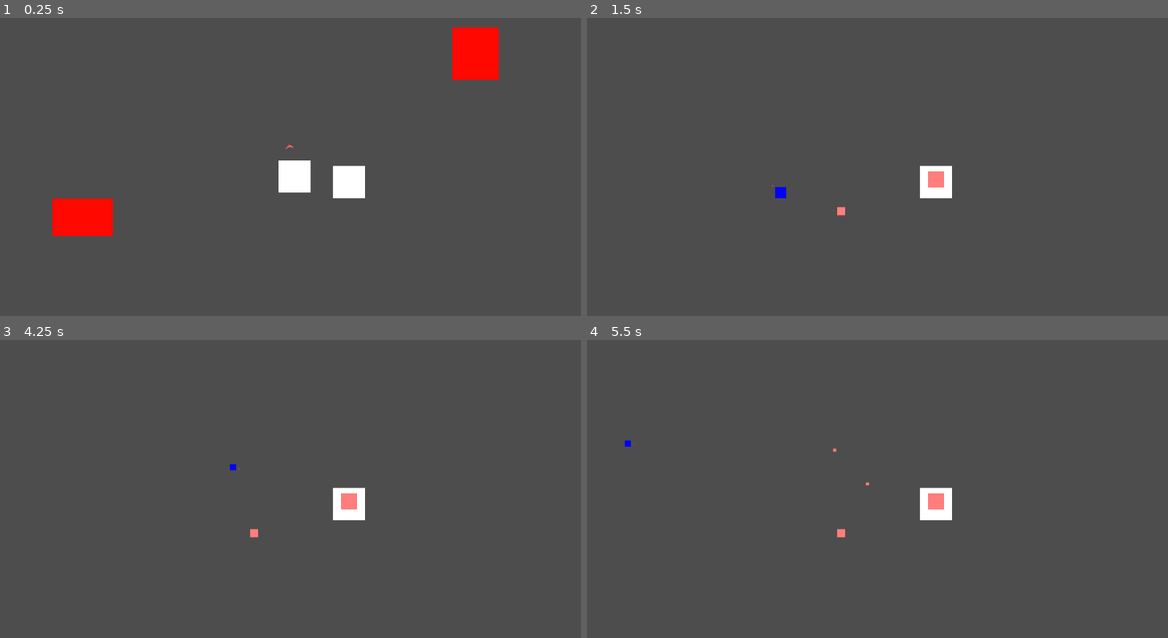
Above: before the commit, frames 1-4 (two rows, left to right).
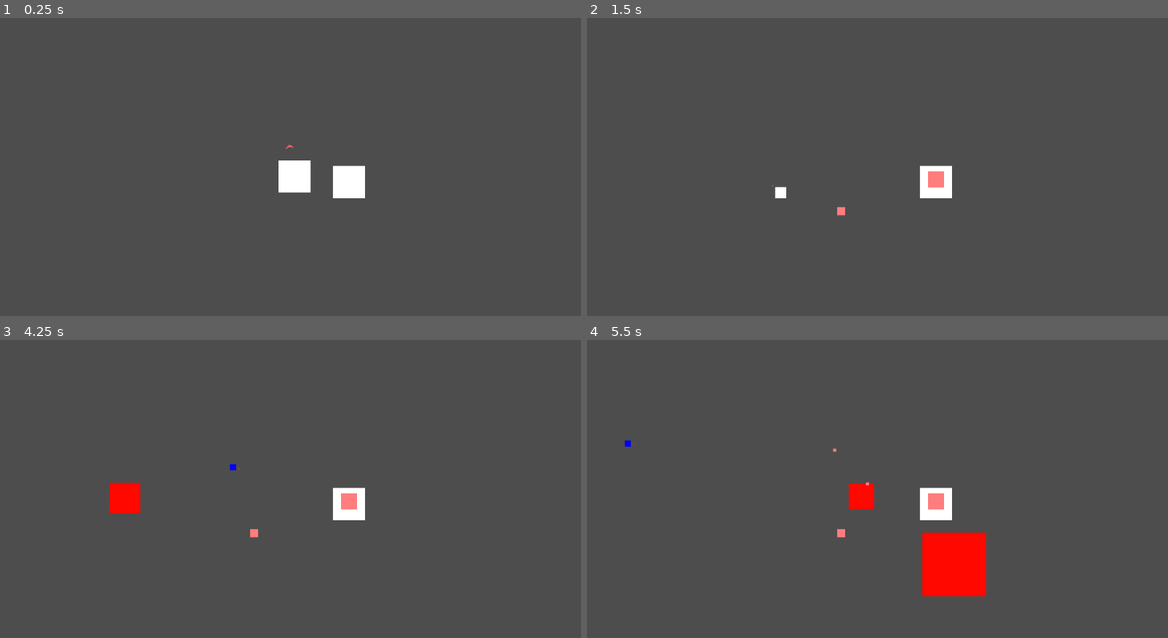
Above: after the commit, the same moments.

Repository: TheCursedMerchant/qdm_gameJam2024
Game: Godot game, scene res://test.tscn
The game is run twice, just before and just after one commit, with the same random seed, the same clock (stepped at 60 frames per second) and the same inputs.
Inputs (mouse positions are in pixels of both pictures, inside the frame that each line leads up to):
- Up to frame 1 (0.25 s): no input
- Up to frame 2 (1.5 s): move the mouse to (1005, 137) at 0.52 s; press the mouse at (1005, 137) at 0.53 s; hold Right (ui_right) 0.53-1.28 s; move the mouse to (761, 169) at 1.27 s; release the mouse at (761, 169) at 1.28 s; hold Down (ui_down) from 1.28 s (still down); click (761, 169) at 1.35 s
- Up to frame 3 (4.25 s): move the mouse to (348, 402) at 2.02 s; release Down (ui_down) at 2.03 s; press the mouse at (348, 402) at 2.03 s; hold Right (ui_right) 2.03-2.78 s; tap Enter at 2.75 s; move the mouse to (261, 539) at 2.77 s; release the mouse at (261, 539) at 2.78 s; hold Up (ui_up) 2.78-3.53 s; click (261, 539) at 2.85 s; move the mouse to (464, 524) at 3.52 s; press the mouse at (464, 524) at 3.53 s; hold Left (ui_left) from 3.53 s (still down)
- Up to frame 4 (5.5 s): move the mouse to (703, 426) at 4.27 s; release the mouse at (703, 426) at 4.28 s; click (703, 426) at 4.35 s; move the mouse to (906, 474) at 5.02 s; release Left (ui_left) at 5.03 s; press the mouse at (906, 474) at 5.03 s; hold Down (ui_down) from 5.03 s (still down)

The runs differ from the first frame. In frame 1, 2.7% of the frame differs, in the area x 9-86%, y 3-74%; in frame 2, less than 0.1%; in frame 3, 0.5%; in frame 4, 2.7%.

Commit message:
Fish spawner

Diff:
--- a/gamejam2024/fish.gd
+++ b/gamejam2024/fish.gd
@@ -5,7 +5,8 @@
 @export var direction := Vector2.RIGHT
 
 func _ready() -> void:
-	size_scale = Vector2(randf_range(0.5, 2), randf_range(0.5, 2))
+	var size_scale_value = randf_range(0.5, 2)
+	size_scale = Vector2(size_scale_value,size_scale_value)
 	super._ready()
 
 func _physics_process(delta: float) -> void:
--- /dev/null
+++ b/gamejam2024/scenes/spawner.tscn
@@ -0,0 +1,11 @@
+[gd_scene load_steps=2 format=3 uid="uid://rfli5fbso7gy"]
+
+[ext_resource type="Script" path="res://scripts/spawner.gd" id="1_q8y8p"]
+
+[node name="Spawner" type="Node2D"]
+script = ExtResource("1_q8y8p")
+
+[node name="Timer" type="Timer" parent="."]
+wait_time = 4.0
+
+[connection signal="timeout" from="Timer" to="." method="_on_timer_timeout"]
--- /dev/null
+++ b/gamejam2024/scripts/spawner.gd
@@ -0,0 +1,31 @@
+class_name Spawner
+extends Node2D
+
+# Loading in the fish spawner.
+var fish_spawn = preload("res://scenes/fish.tscn")
+
+# Dynamically create direction.
+var starting_position_range = randi_range(-250,0)
+@export
+var initial_start := true
+@export
+var fish_direction = Vector2.RIGHT
+
+@onready
+var spawn_timer := $Timer
+
+# Called every frame. 'delta' is the elapsed time since the previous frame.
+func _process(delta: float) -> void:
+	if initial_start:
+		spawn_timer.start()
+		initial_start = false
+
+func _on_timer_timeout() -> void:
+#	Reset the timer.
+	spawn_timer.start(randf_range(.5,2.5))
+
+	# Spawn the fish.
+	var new_fish = fish_spawn.instantiate()
+	new_fish.direction=fish_direction
+	new_fish.position = Vector2(global_position.x,randi_range(20,600))
+	add_child(new_fish)
--- a/gamejam2024/test.tscn
+++ b/gamejam2024/test.tscn
@@ -3,7 +3,7 @@
 [ext_resource type="Script" path="res://scripts/game.gd" id="1_3yksk"]
 [ext_resource type="PackedScene" uid="uid://bjo41ejls2sqx" path="res://scenes/player.tscn" id="1_okob1"]
 [ext_resource type="PackedScene" uid="uid://d33qco2a014ry" path="res://scenes/food.tscn" id="2_vbv54"]
-[ext_resource type="PackedScene" uid="uid://dgc72cgked75s" path="res://scenes/fish.tscn" id="4_d8enf"]
+[ext_resource type="PackedScene" uid="uid://rfli5fbso7gy" path="res://scenes/spawner.tscn" id="5_87bdc"]
 
 [node name="Game" type="Node2D"]
 script = ExtResource("1_3yksk")
@@ -15,16 +15,9 @@
 position = Vector2(692, 382)
 scale = Vector2(1, 1)
 
-[node name="Fish" parent="." instance=ExtResource("4_d8enf")]
-position = Vector2(-136, 452)
+[node name="Spawner" parent="." instance=ExtResource("5_87bdc")]
+position = Vector2(-6, -1)
 
-[node name="Fish2" parent="." instance=ExtResource("4_d8enf")]
-position = Vector2(1537, 421)
-direction = Vector2(-1, 0)
-
-[node name="Fish3" parent="." instance=ExtResource("4_d8enf")]
-position = Vector2(1243, 127)
-direction = Vector2(-1, 0)
-
-[node name="Fish4" parent="." instance=ExtResource("4_d8enf")]
-position = Vector2(-328, 153)
+[node name="Spawner2" parent="." instance=ExtResource("5_87bdc")]
+position = Vector2(1152, -8)
+fish_direction = Vector2(-1, 0)
